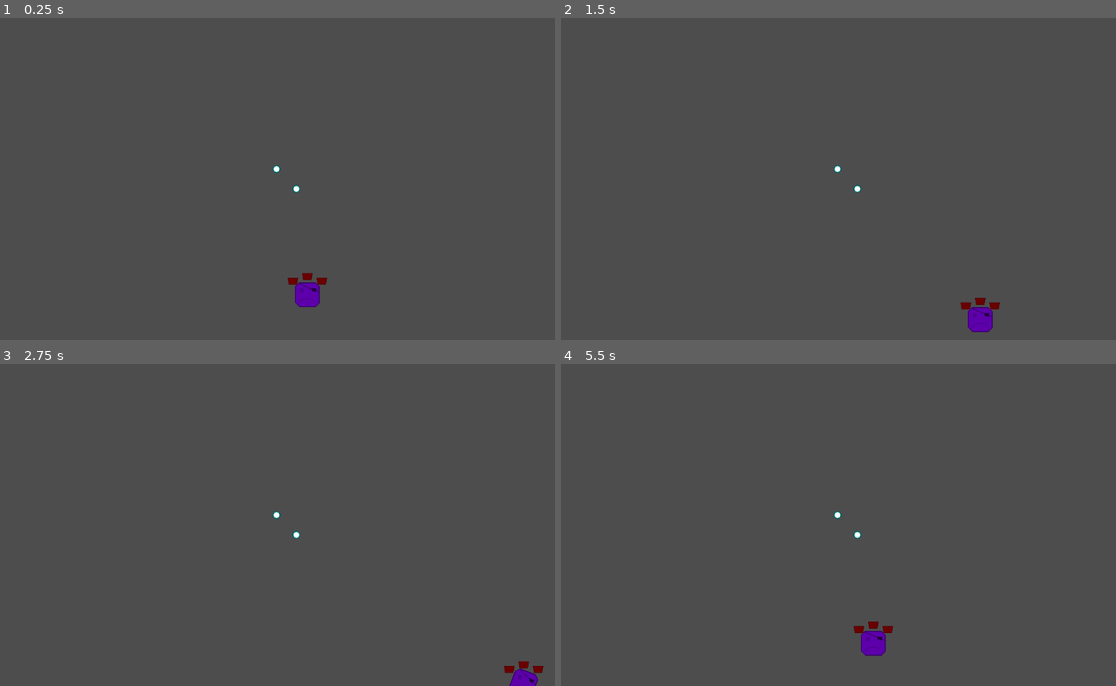
Above: before the commit, frames 1-4 (two rows, left to right).
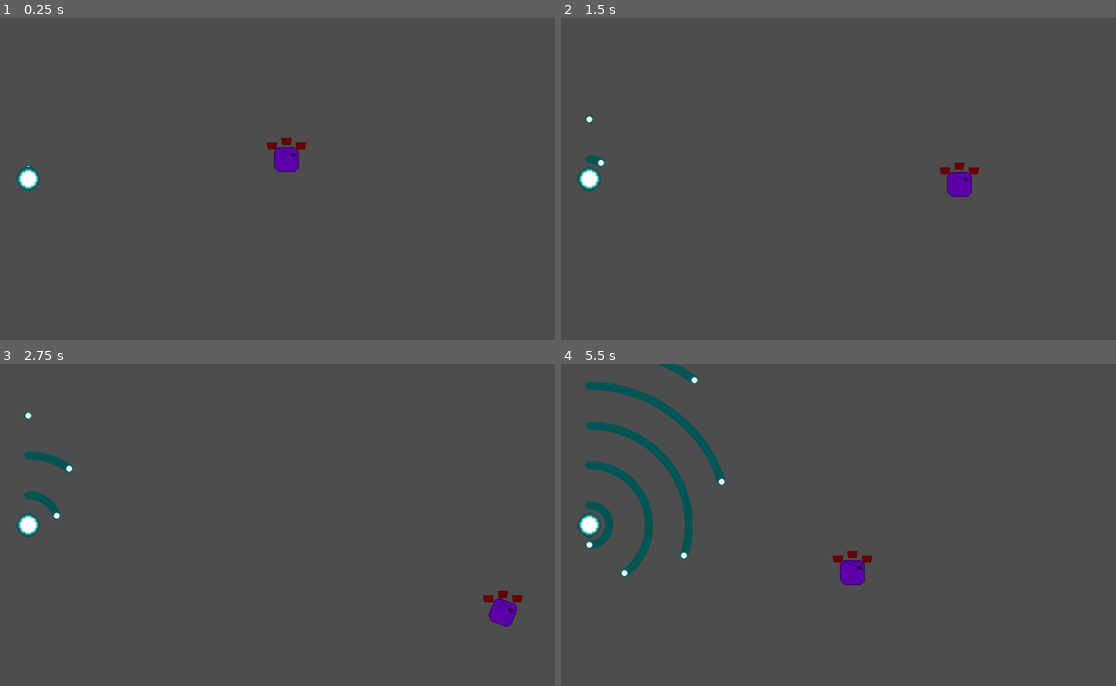
Above: after the commit, the same moments.

Repository: Norois/BulletSystem
Game: Godot game, scene res://main.tscn
Same seed, same stepped clock (60 frames per second), same inputs: the game is played once before the commit and once after it.
Inputs:
- Up to frame 1 (0.25 s): no input
- Up to frame 2 (1.5 s): tap Enter at 0.5 s; hold Right (right) 0.53-1.28 s; hold Z (confirm) 0.53-1.28 s; hold Down (down) from 1.28 s (still down); tap Shift (slow) at 1.35 s
- Up to frame 3 (2.75 s): release Down (down) at 2.03 s; hold Right (right) from 2.03 s (still down); hold Z (confirm) from 2.03 s (still down)
- Up to frame 4 (5.5 s): release Right (right) at 2.78 s; release Z (confirm) at 2.78 s; hold Up (up) 2.78-3.53 s; tap Shift (slow) at 2.85, 4.35 s; hold Z (confirm) 3.53-4.28 s; hold Left (left) 3.53-5.03 s; hold Down (down) from 5.03 s (still down); hold Z (confirm) from 5.03 s (still down)

The runs differ from the first frame. In frame 1, 1.2% of the frame differs, in the area x 2-59%, y 37-90%; in frame 2, 1.3%; in frame 3, 1.5%; in frame 4, 4.1%, in the area x 2-60%, y 0-91%.

Commit message:
experiment

Diff:
--- a/Bullet/bullet.gd
+++ b/Bullet/bullet.gd
@@ -1,5 +1,5 @@
 extends Node2D
-class_name Bullet
+class_name Bullet2
 
 @export var Angle: float
 @export var Speed: float
--- /dev/null
+++ b/Experiments/Bullet.gd
@@ -0,0 +1,7 @@
+extends Node
+class_name Bullet
+
+var movement_vector: Vector2
+var current_position: Vector2
+var speed: float
+var shape_id: RID
--- /dev/null
+++ b/Experiments/experimental_bullet_system.gd
@@ -0,0 +1,75 @@
+extends Node2D
+class_name ExperimentalBulletSystem
+
+var bullets: Array = []
+@onready var shared_area: Node = $Area2D as Area2D
+
+var bullets_stay_here: Rect2 = Rect2(0, 0, 300, 300)
+
+@export var bullet_image: Texture2D
+
+func _exit_tree() -> void:
+	for bullet in bullets:
+		PhysicsServer2D.free_rid((bullet as Bullet).shape_id)
+	bullets.clear()
+
+func _draw() -> void:
+	var offset = bullet_image.get_size() / 2.0
+	for i in range(0, bullets.size()):
+		var bullet = bullets[i]
+		draw_texture(
+			bullet_image,
+			bullet.current_position - offset
+		)
+
+func _process(delta: float) -> void:
+	var used_transform = Transform2D()
+	var bullets_destruct = []
+
+	for i in range(0, bullets.size()):
+
+		var bullet = bullets[i] as Bullet
+
+		#if(!bullets_stay_here.has_point(bullet.current_position)):
+			#bullets_destruct.append(bullet)
+			#continue
+
+		var offset: Vector2 = (
+			bullet.movement_vector.normalized() * bullet.speed * delta
+		)
+
+		bullet.current_position += offset
+		used_transform.origin = bullet.current_position
+		PhysicsServer2D.area_set_shape_transform(
+			shared_area.get_rid(), i, used_transform
+		)
+
+	for bullet in bullets_destruct:
+		PhysicsServer2D.free_rid(bullet.shape_id)
+		bullets.erase(bullet)
+
+	queue_redraw()
+
+
+func spawn_bullet(spawnPos: Vector2, moveVec: Vector2, speed: float):
+	var bullet: Bullet = Bullet.new()
+	bullet.current_position = spawnPos
+	bullet.movement_vector = moveVec
+	bullet.speed = speed
+
+	bullet_collision(bullet)
+
+	bullets.append(bullet)
+
+func bullet_collision(bullet: Bullet):
+
+	var Transform: Transform2D = Transform2D(0, bullet.current_position)
+
+	var shape = PhysicsServer2D.circle_shape_create()
+	PhysicsServer2D.shape_set_data(shape, 8)
+
+	PhysicsServer2D.area_add_shape(
+		shared_area.get_rid(), shape, Transform
+	)
+
+	bullet.shape_id = shape
--- /dev/null
+++ b/Experiments/experimental_bullet_system.tscn
@@ -0,0 +1,9 @@
+[gd_scene load_steps=2 format=3 uid="uid://br285epkahpke"]
+
+[ext_resource type="Script" path="res://Experiments/experimental_bullet_system.gd" id="1_8547r"]
+
+[node name="ExperimentalBulletSystem" type="Node2D"]
+script = ExtResource("1_8547r")
+
+[node name="Area2D" type="Area2D" parent="."]
+collision_mask = 0
--- a/Player/player.gd
+++ b/Player/player.gd
@@ -68,7 +68,6 @@
 	if(isBeingHit):
 		return
 	isBeingHit = true
-	area.get_parent().queue_free()
 	$HitboxArea.set_deferred("monitoring", false)
 	for n in 30:
 		canMove = false
--- /dev/null
+++ b/bigBadBullet.gd
@@ -0,0 +1,13 @@
+extends Sprite2D
+
+@onready var bullet_system: Node2D = get_parent().get_node("ExperimentalBulletSystem") as ExperimentalBulletSystem
+
+func _ready() -> void:
+	shoot()
+
+
+func shoot():
+	for j in range(0, 10):
+		for i in range(0, 1000):
+			bullet_system.spawn_bullet(position, Vector2.UP.rotated(deg_to_rad(0.036 * i * j)), 80)
+		await get_tree().create_timer(1).timeout
--- a/main.tscn
+++ b/main.tscn
@@ -1,17 +1,22 @@
-[gd_scene load_steps=3 format=3 uid="uid://b57cq0qk5oqi7"]
+[gd_scene load_steps=5 format=3 uid="uid://b57cq0qk5oqi7"]
 
 [ext_resource type="PackedScene" uid="uid://bp82pbcordmhi" path="res://Player/player.tscn" id="1_2v2kn"]
-[ext_resource type="PackedScene" uid="uid://15r4swrxavnb" path="res://Bullet/bullet.tscn" id="2_1p1ui"]
+[ext_resource type="PackedScene" uid="uid://br285epkahpke" path="res://Experiments/experimental_bullet_system.tscn" id="2_0640m"]
+[ext_resource type="Texture2D" uid="uid://6x7lahp6idpf" path="res://Bullet/bullet.png" id="3_ko8oh"]
+[ext_resource type="Script" path="res://bigBadBullet.gd" id="4_8fus3"]
 
 [node name="Main" type="Node2D"]
 
 [node name="Player" parent="." instance=ExtResource("1_2v2kn")]
-position = Vector2(42, 233)
+position = Vector2(0, -39)
 
 [node name="Camera2D" type="Camera2D" parent="."]
 
-[node name="Bullet2" parent="." instance=ExtResource("2_1p1ui")]
-position = Vector2(-20, -20)
+[node name="ExperimentalBulletSystem" parent="." instance=ExtResource("2_0640m")]
+bullet_image = ExtResource("3_ko8oh")
 
-[node name="Bullet3" parent="." instance=ExtResource("2_1p1ui")]
-position = Vector2(20, 20)
+[node name="Sprite2D" type="Sprite2D" parent="."]
+position = Vector2(-519, 0)
+scale = Vector2(3, 3)
+texture = ExtResource("3_ko8oh")
+script = ExtResource("4_8fus3")
